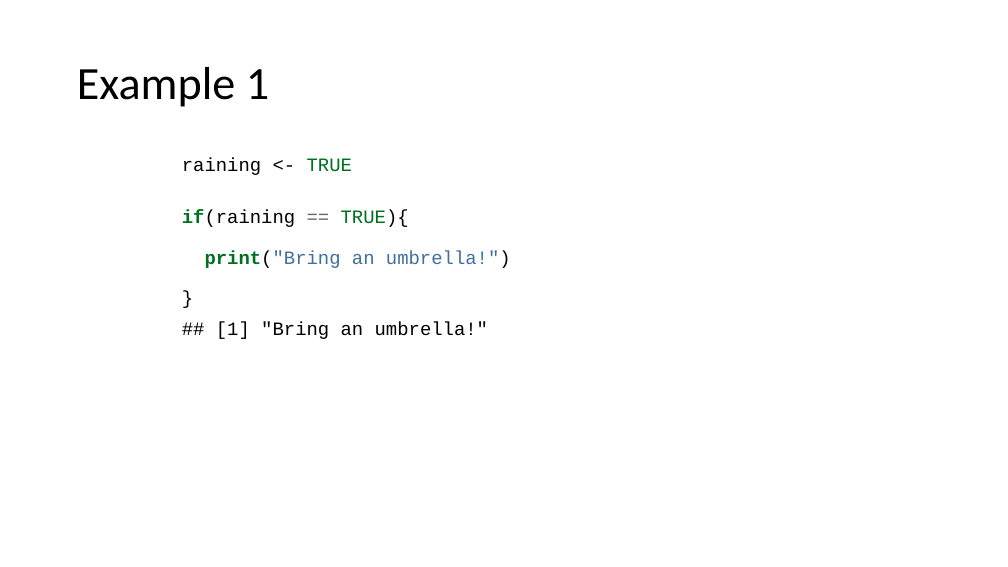
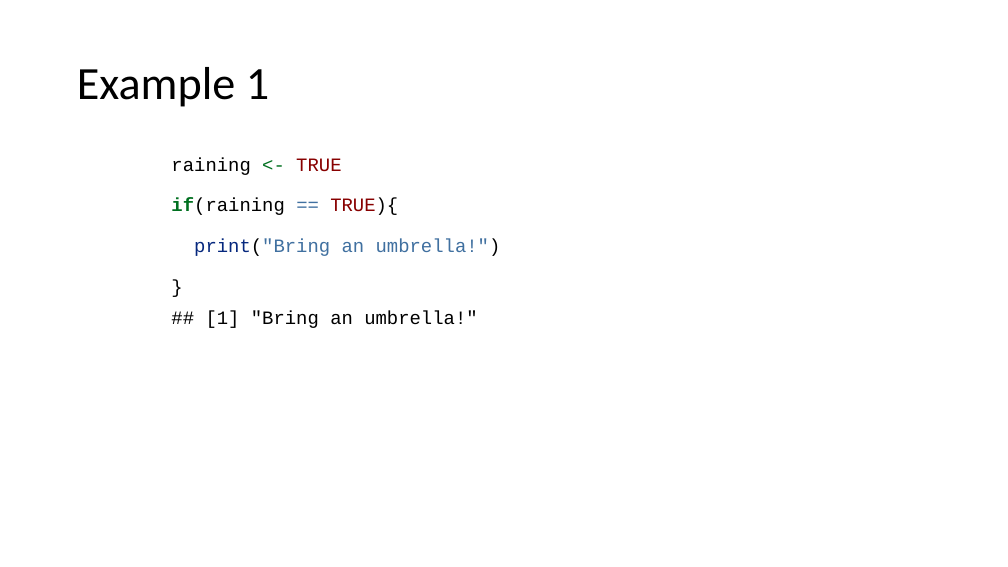
Before and after one commit to ClinicianCoders/ClinicianCoders, a slide deck: slide 8 of Workshops/Workshop6.pptx. Drawn at 1008x567 pixels with LibreOffice and Linux fonts; fonts in the diff are those of the drawing. Boxes give left, top, right and bottom in pixels: in the first picture for what was removed or moved away, otherwise in the second. Text is boxed around its words. In the diff, an @@ line names an element or a change of style, - is before the commit and + after.

Commit message:
Fix overly large code font size in recent knits
Prior to this commit, rekniting slides results in code chunk font sizes
larger than before, causing some sections to overflow off the slide.
This commit edits Images/template.pptx to restore formatting to as close
as possible the original look. This was done by editing the headings in
the Master Slide. The fix isn't perfect, notably whenever normal text is
used now with no heading at all, it is too small. As a result, I've
edited Rmd files where neccessary to ensure all normal text has bullets.
I then reknit all Rmd files with the new template and looked them over
to make sure nothing looks dodgy.

```diff
--- a/Workshops/Workshop6.pptx
+++ b/Workshops/Workshop6.pptx
@@ text "raining <- TRUE if(raining == ..." at <box>171,157,501,328</box>: text colour #000000 to #007020 in "<-"; text colour #007020 to #880000 in "TRUE TRUE){"; text colour #666666 to #4070A0 in "=="; text colour #007020 to #06287E, bold off in "print("Bring"; indent changed @@
```
Also in this commit, not shown: 29 other slides changed, 1 slide removed, 12 other files.
